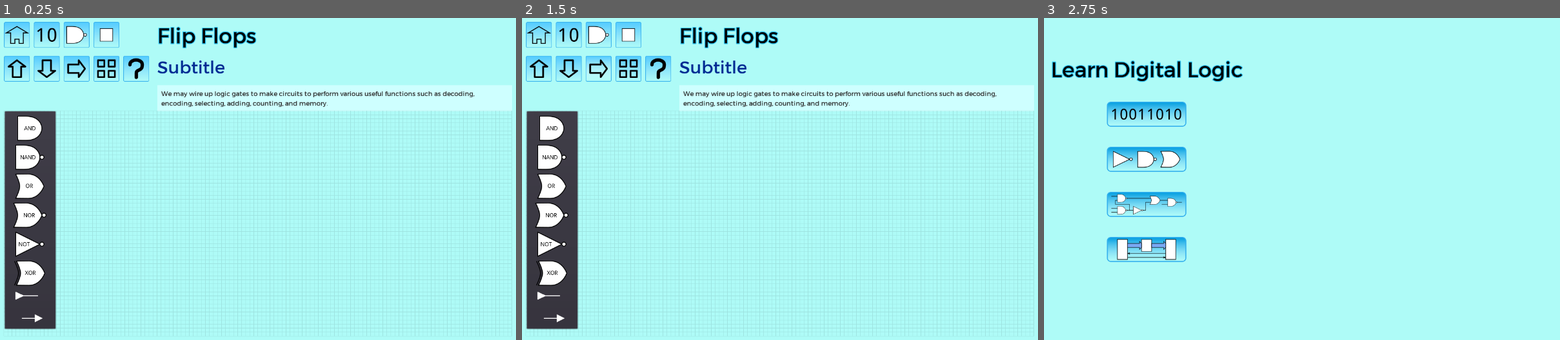
Above: before the commit, frames 1-3 (left to right).
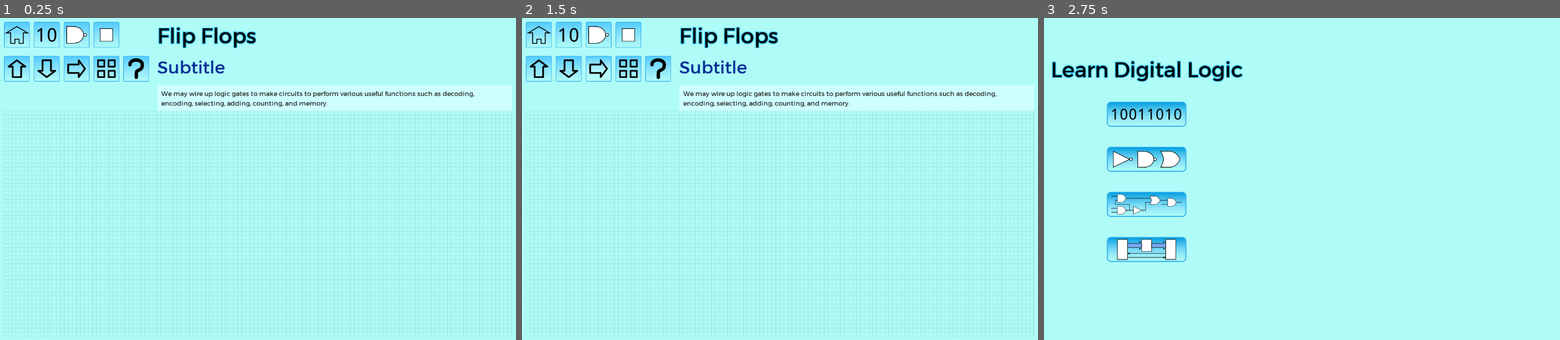
Above: after the commit, the same moments.

Repository: andrew-wilkes/digital-logic
Game: Godot game, scene res://Logic.tscn
Same seed, same stepped clock (60 frames per second), same inputs: the game is played once before the commit and once after it. This scene is started directly instead of the project's main scene.
Inputs (mouse positions are in pixels of both pictures, inside the frame that each line leads up to):
- Up to frame 1 (0.25 s): no input
- Up to frame 2 (1.5 s): click (599, 69) at 0.5 s; click (599, 69) at 1.25 s
- Up to frame 3 (2.75 s): click (1059, 34) at 2 s

The runs differ from the first frame. In frame 1, 6.9% of the frame differs, in the area x 0-11%, y 28-97%; in frame 2, 6.9%; in frame 3, nothing differs.

Commit message:
Instance PartsPicker with standalone Circuit scene for testing

Diff:
--- a/game/Circuit.gd
+++ b/game/Circuit.gd
@@ -1,29 +1,26 @@
 extends Control
 
-const DEBUG = false
 const CELL_MARGIN = 4
 
+var DEBUG = false
 var part
 var part_to_delete
 var wire_scene = preload("res://parts/misc/Wire.tscn")
+var picker_scene = preload("res://PartsPicker.tscn")
 var astar: AStar2D
 var region
 var ref
-var min_point = Vector2(-1, 0)
+var min_point: Vector2
 var max_point: Vector2
 var region_size
-var panel_corner
 var panning = false
 var pan_pos
 var fn = ""
 var title = ""
 
 func _ready():
+	allow_testing()
 	astar = AStar2D.new()
-	# warning-ignore:return_value_discarded
-	$PartsPicker.connect("picked", self, "part_picked")
-	var p = $PartsPicker/Panel
-	panel_corner = p.rect_position + p.rect_size
 	# warning-ignore:return_value_discarded
 	$c/Confirm.connect("confirmed", self, "part_delete")
 	# warning-ignore:return_value_discarded
@@ -33,8 +30,14 @@
 	return get_tree().get_root().connect("size_changed", self, "set_shape_position")
 
 
-func is_over_panel(node: Part):
-	return node.position.x < panel_corner.x and node.position.y < panel_corner.y
+func allow_testing():
+	if get_parent().name == "root":
+		# Testing scene in isolation
+		DEBUG = true
+		var p = picker_scene.instance()
+		add_child(p)
+		# warning-ignore:return_value_discarded
+		p.connect("picked", self, "part_picked")
 
 
 func route_all_wires():
@@ -122,7 +125,7 @@
 		region.queue_free()
 		region = null
 	region = ReferenceRect.new()
-	add_child(region)
+	$Wires.add_child(region) # Adding to $Wires makes it track the panning
 	region.editor_only = false
 	region.mouse_filter = Control.MOUSE_FILTER_IGNORE
 	region.rect_position = min_point
@@ -144,7 +147,10 @@
 		for y in range(p1.y, p2.y + 1):
 			for x in range(p1.x, p2.x + 1):
 				var i = x + y * region_size.x
-				astar.set_point_disabled(i)
+				if astar.has_point(i):
+					astar.set_point_disabled(i)
+				else:
+					breakpoint
 				if DEBUG:
 					region.get_child(x + y * region_size.x).modulate = Color.bisque
 
@@ -154,12 +160,13 @@
 
 
 func get_extents():
-	min_point.x = -1
-	for p in $Parts.get_children():
-		if min_point.x < 0:
+	var init = true
+	for p in $Parts.get_children():
+		if init:
 			min_point = p.position
 			max_point = min_point
-		var ext = p.get_extents()
+			init = false
+		var ext = p.get_extents() # Uses the Region rectangle of the part and the part's position
 		min_point.x =  min(ext.a.x, min_point.x)
 		min_point.y =  min(ext.a.y, min_point.y)
 		max_point.x = max(ext.b.x, max_point.x)
@@ -253,10 +260,8 @@
 		if part.is_ext_input and !part.dropped:
 			part.change_input_state(false) # Set level to trigger updates of states
 		part.dropped = true
-		if is_over_panel(part):
-			part_delete()
 		part = null
-		route_all_wires()
+		call_deferred("route_all_wires")
 
 
 func select_part(node):
--- a/game/Circuit.tscn
+++ b/game/Circuit.tscn
@@ -1,6 +1,5 @@
-[gd_scene load_steps=7 format=2]
+[gd_scene load_steps=6 format=2]
 
-[ext_resource path="res://PartsPicker.tscn" type="PackedScene" id=1]
 [ext_resource path="res://Circuit.gd" type="Script" id=2]
 [ext_resource path="res://assets/symbols.png" type="Texture" id=3]
 [ext_resource path="res://NameDialog.tscn" type="PackedScene" id=4]
@@ -21,8 +20,6 @@
 [node name="Wires" type="Node2D" parent="."]
 
 [node name="Parts" type="Node2D" parent="."]
-
-[node name="PartsPicker" parent="." instance=ExtResource( 1 )]
 
 [node name="Area2D" type="Area2D" parent="."]
 
--- a/game/PartsPicker.tscn
+++ b/game/PartsPicker.tscn
@@ -15,6 +15,7 @@
 margin_right = 14.0
 margin_bottom = 14.0
 mouse_filter = 2
+mouse_default_cursor_shape = 3
 __meta__ = {
 "_edit_use_anchors_": false
 }
